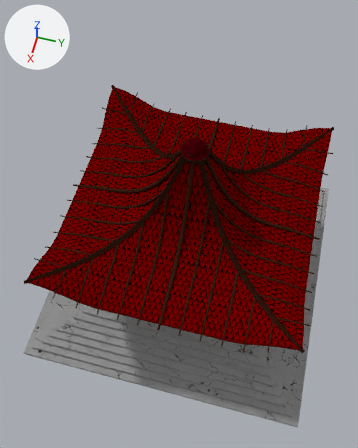
One commit to the Blender file models/pagoda.blend: the scene before it, then after it.
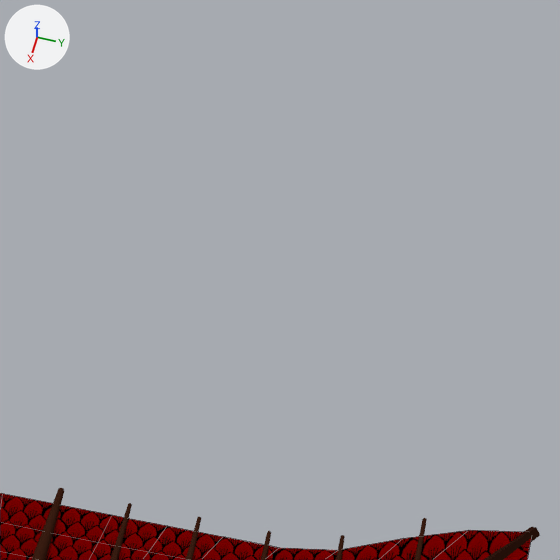
There are two pictures of each version: one whole from a camera (50 mm lens) standing at (13.42, 2.74, 27.83) and looking at (-0.95, -0.98, 2.06), one close up on the part from 57% to 95% of the width and 0% to 30% of the height. The lights are fixed; the arrows at upper left show +X, +Y and +Z. The close-ups show mesh edges as thin lines.

Objects in the first close-up: 'Circle.001', 'RoofScales'.
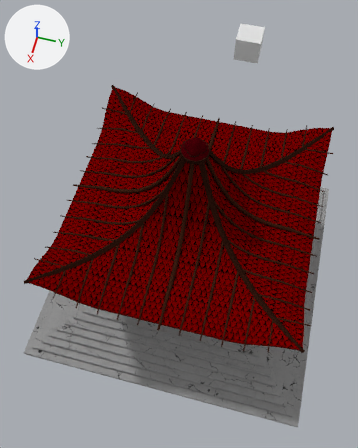
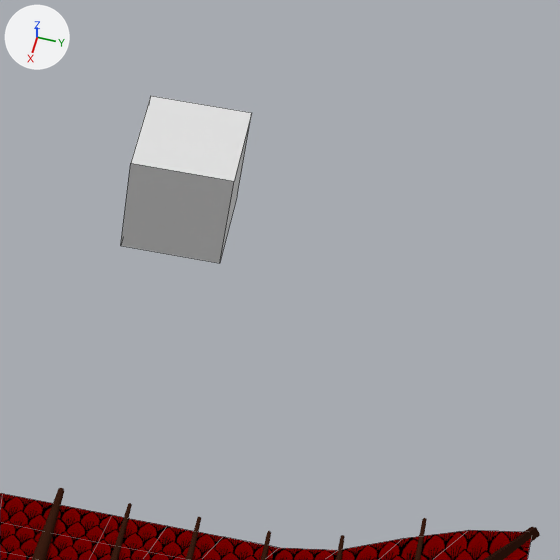
Commit message: fireworks enabler part

Diff of the bpy script that builds the scene:
```diff
--- a/models/pagoda.blend.py
+++ b/models/pagoda.blend.py
@@ mat_material_transparent @@
+mat_material_transparent = principled_material('Material.Transparent')
+mat_material_transparent.base_color = (0.8, 0.8, 0.8)  # white #e7e7e7
@@ me_cube_004 @@
+me_cube_004.from_pydata(...)  # a box spanning x -1.0..1.0, y -1.0..1.0, z -1.0..1.0
+me_cube_004.materials.append(mat_material_transparent)  # its picture is missing
@@ ob_fireworksenablingcube @@
+ob_fireworksenablingcube = bpy.data.objects.new('FireworksEnablingCube', me_cube_004)
+ob_fireworksenablingcube.parent = ob_fireworksenablingpart
+ob_fireworksenablingcube.location = (0.0, 0.0, 0.0)
@@ ob_fireworksenablingpart @@
+ob_fireworksenablingpart = bpy.data.objects.new('FireworksEnablingPart', None)
+ob_fireworksenablingpart.location = (-20.0, 0.0, 0.0)
```

Location of each change, [x1, y1, x2, y2] in pixels of the close-ups (560 x 560 px):
'FireworksEnablingCube', added
    after: [121, 96, 252, 263]
